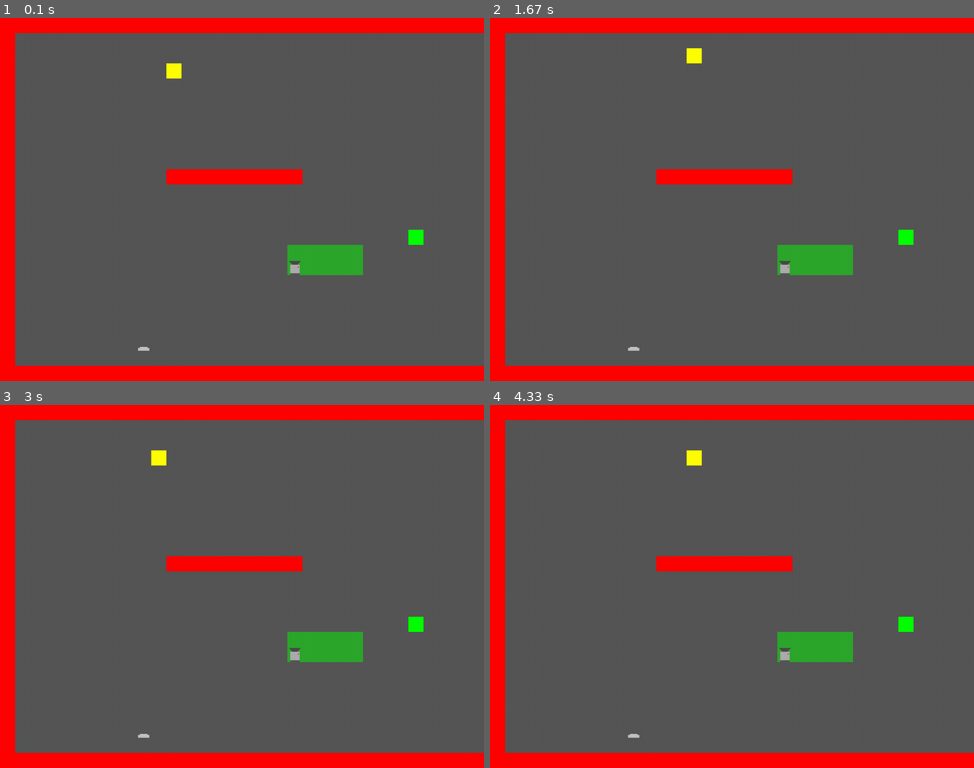
Above: before the commit, frames 1-4 (two rows, left to right).
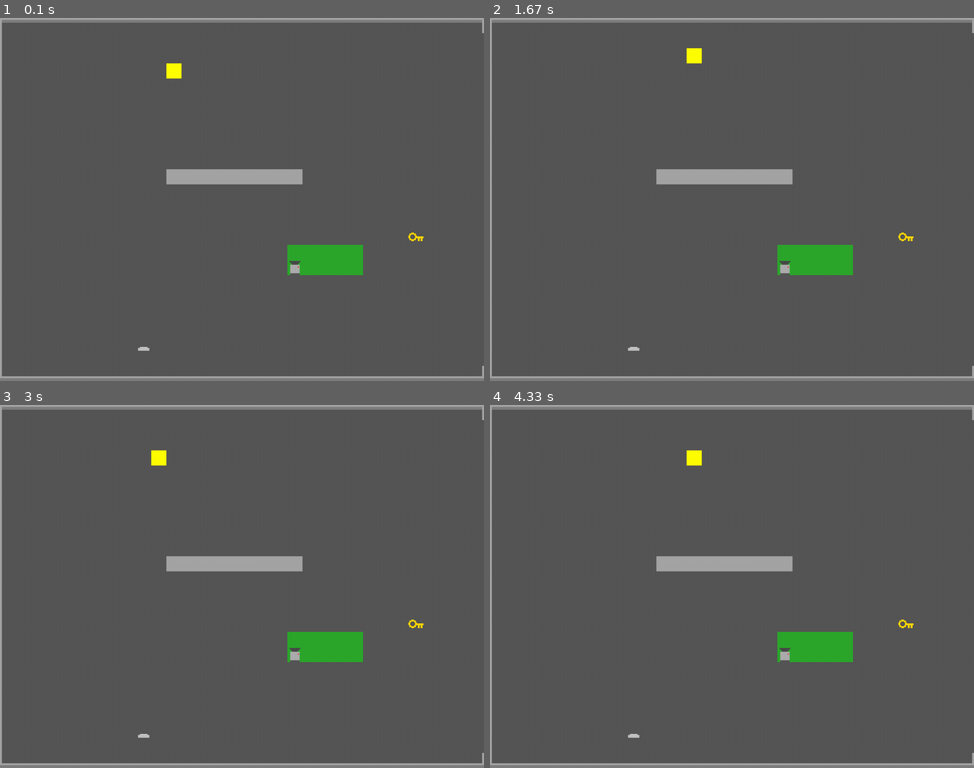
Above: after the commit, the same moments.

Repository: kikiloveyou-0/Rezilium
Game: pygame game, started from main.py
Two runs of this game, one before a commit and one after it. Both use one fixed random seed, a clock stepped at 60 frames per second and the inputs below.
Inputs:
- Up to frame 1 (0.1 s): no input
- Up to frame 2 (1.67 s): hold Right 0.33-0.8 s; hold Up 0.83-1.13 s; hold Right 1.17-1.63 s
- Up to frame 3 (3 s): hold Left 1.67-2.2 s; hold Down 2.23-2.53 s; hold Left 2.57-2.97 s
- Up to frame 4 (4.33 s): hold Up 3-3.37 s; hold Right 3.4-4.03 s; hold Down from 4.07 s (still down)

The runs differ from the first frame. In frame 1, 13% of the frame differs, in the area x 0-100%, y 0-100%; in frame 2, 13%; in frame 3, 13%; in frame 4, 13%.

Commit message:
Textures des murs et de la clé
Les murs ont maintenant des textures avec leur position (seulement si ils sont en bord de map) et la clé aussi.

Diff:
--- a/sprites.py
+++ b/sprites.py
@@ -48,8 +48,7 @@
         self.groups = game.allSprites, game.keyGroup
         self.game = game
         pygame.sprite.Sprite.__init__(self, self.groups)
-        self.image = pygame.Surface((TILESIZE, TILESIZE))
-        self.image.fill(GREEN)
+        self.image = pygame.image.load('sprites/cle.png')
         self.rect = self.image.get_rect()
         self.x = x
         self.y = y
@@ -107,3 +106,33 @@
         self.y = y
         self.rect.x = x * TILESIZE
         self.rect.y = y * TILESIZE
+        if self.x == 0:
+            if self.y == 0:
+                self.image = pygame.image.load('sprites/murs/mur_upleft.png')
+            elif self.y > ((HEIGHT / TILESIZE)-2):
+                self.image = pygame.image.load('sprites/murs/mur_downleft.png')
+            else:
+                self.image = pygame.image.load('sprites/murs/mur_left.png')
+        elif self.y == 0:
+            if self.x == 0:
+                self.image = pygame.image.load('sprites/murs/mur_upleft.png')
+            elif self.x > ((WIDTH / TILESIZE)-2):
+                self.image = pygame.image.load('sprites/murs/mur_upright.png')
+            else:
+                self.image = pygame.image.load('sprites/murs/mur_up.png')
+        elif self.x > ((WIDTH / TILESIZE)-2):
+            if self.y == 0:
+                self.image = pygame.image.load('sprites/murs/mur_upleft.png')
+            elif self.y > ((HEIGHT / TILESIZE)-2):
+                self.image = pygame.image.load('sprites/murs/mur_downright.png')
+            else:
+                self.image = pygame.image.load('sprites/murs/mur_right.png')
+        elif self.y > ((HEIGHT / TILESIZE)-2):
+            if self.x == 0:
+                self.image = pygame.image.load('sprites/murs/mur_downleft.png')
+            elif self.x > ((WIDTH / TILESIZE)-2):
+                self.image = pygame.image.load('sprites/murs/mur_downright.png')
+            else:
+                self.image = pygame.image.load('sprites/murs/mur_down.png')
+        else:
+            self.image.fill((165,165,165))
